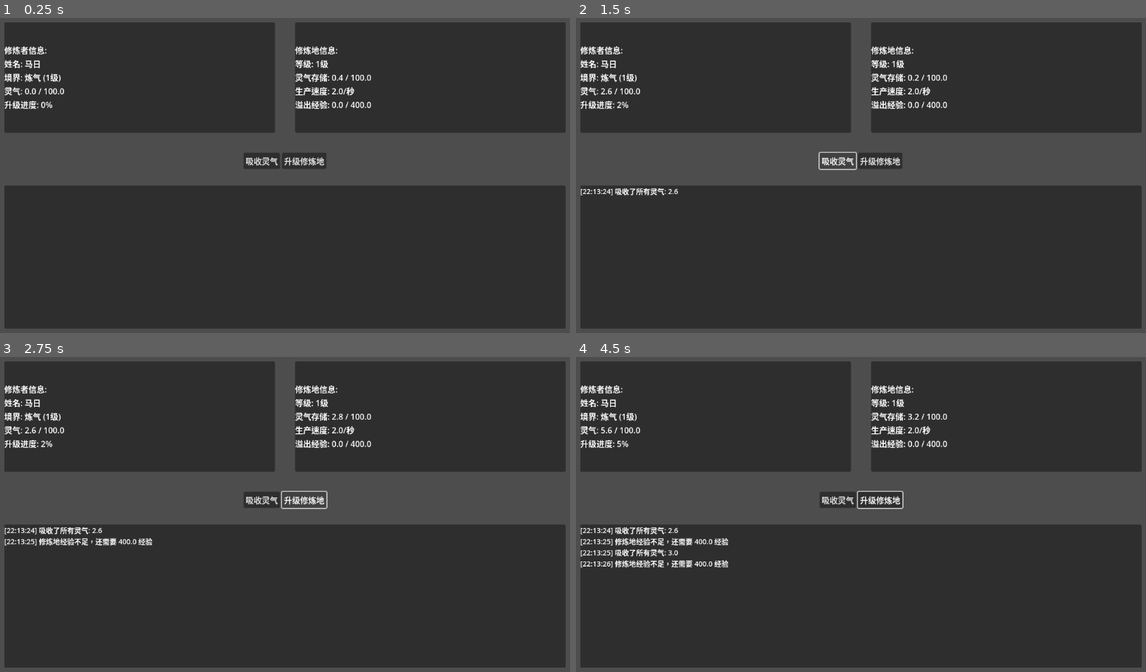
Above: before the commit, frames 1-4 (two rows, left to right).
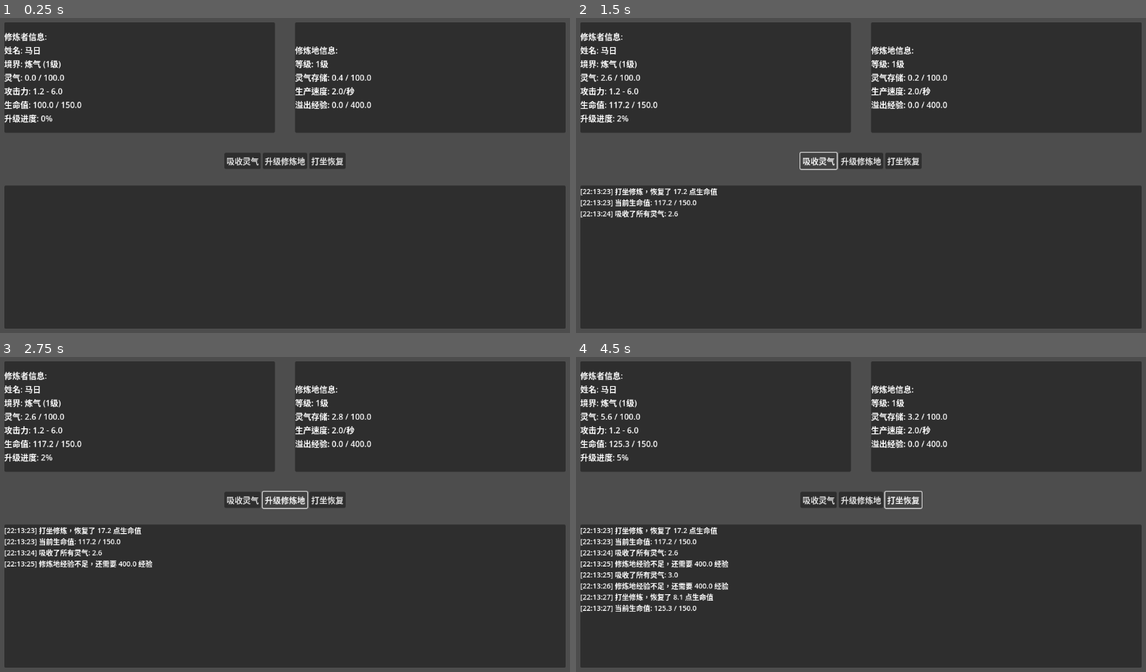
Above: after the commit, the same moments.

Repository: sevenyjl/Cultivation-Game
Game: Godot game, scene res://scenes/Main.tscn
The game is run twice, just before and just after one commit, with the same random seed, the same clock (stepped at 60 frames per second) and the same inputs.
Inputs (mouse positions are in pixels of both pictures, inside the frame that each line leads up to):
- Up to frame 1 (0.25 s): no input
- Up to frame 2 (1.5 s): click (900, 159) at 0.5 s, where only the run after the commit has a clickable "打坐恢复"; click "吸收灵气" at 1.25 s
- Up to frame 3 (2.75 s): click "升级修炼地" at 2 s
- Up to frame 4 (4.5 s): click "吸收灵气" at 2.75 s; click "升级修炼地" at 3.5 s; click (900, 498) at 4.25 s, where only the run after the commit has a clickable "打坐恢复"

The runs differ from the first frame. In frame 1, 1.6% of the frame differs, in the area x 0-61%, y 4-48%; in frame 2, 2.3%; in frame 3, 2.9%; in frame 4, 3.4%, in the area x 0-61%, y 4-82%.

Commit message:
feat(Cultivator): 添加生命值系统及相关功能
- 在Cultivator类中新增生命值相关属性和方法
- 实现生命值恢复机制和伤害处理
- 添加打坐恢复功能按钮和UI显示
- 升级时自动恢复满生命值并提升相关属性

Diff:
--- a/godot/cultivation/classs/Cultivator.gd
+++ b/godot/cultivation/classs/Cultivator.gd
@@ -42,6 +42,14 @@
 # 攻击力相关属性
 @export var attack_base_min: float = 1.0
 @export var attack_base_max: float = 5.0
+
+# 生命值相关属性
+@export var health_base: float = 100.0
+@export var health_current: float = 100.0
+
+# 生命值恢复速度相关属性
+@export var health_restore_min: float = 5.0
+@export var health_restore_max: float = 15.0
 
 # 只读属性
 var stage_name:
@@ -109,6 +117,54 @@
 		"max": attack_base_max * (1.0 + level_bonus) * stage_multiplier
 	}
 
+# 获取最大生命值
+func get_max_health() -> float:
+	# 最大生命值计算公式：
+	# 最大生命值 = 基础生命值 × (1 + 等级加成) × 境界倍数
+
+	# 境界倍数计算，与攻击力相同
+	var stage_multiplier = 1.0 + (STAGES.keys().find(stage_name) * 0.5)
+
+	# 等级加成计算，每级提供50%的基础生命值加成
+	# 例：1级 = 50%加成，2级 = 100%加成，3级 = 150%加成...
+	var level_bonus = level * 0.5
+
+	return health_base * (1.0 + level_bonus) * stage_multiplier
+
+# 恢复生命值
+func restore_health(amount: float) -> void:
+	var max_health = get_max_health()
+	health_current = min(health_current + amount, max_health)
+
+# 受到伤害
+func take_damage(amount: float) -> void:
+	health_current = max(health_current - amount, 0.0)
+
+# 检查是否存活
+func is_alive() -> bool:
+	return health_current > 0.0
+
+# 获取当前恢复生命值范围
+func get_health_restore_range() -> Dictionary:
+	# 生命值恢复公式：
+	# 恢复量 = 基础恢复量 × (1 + 等级加成) × 境界倍数
+
+	# 境界倍数计算，与攻击力相同
+	var stage_multiplier = 1.0 + (STAGES.keys().find(stage_name) * 0.5)
+
+	# 等级加成计算，每级提供15%的基础恢复加成
+	var level_bonus = level * 0.15
+
+	return {
+		"min": health_restore_min * (1.0 + level_bonus) * stage_multiplier,
+		"max": health_restore_max * (1.0 + level_bonus) * stage_multiplier
+	}
+
+# 获取随机恢复生命值
+func get_random_health_restore() -> float:
+	var range = get_health_restore_range()
+	return range.min + randf() * (range.max - range.min)
+
 # 获取随机攻击力值
 func get_random_attack() -> float:
 	var range = get_attack_range()
@@ -125,5 +181,19 @@
 		# 这样设计使得攻击范围随等级提升而逐渐扩大
 		attack_base_min *= 1.1
 		attack_base_max *= 1.15
+
+		# 升级时基础生命值增长公式：
+		# 基础生命值 = 当前基础生命值 × 1.25（每级提升25%）
+		health_base *= 1.25
+
+		# 升级时基础恢复速度增长公式：
+		# 基础最小恢复速度 = 当前基础最小恢复速度 × 1.12（每级提升12%）
+		# 基础最大恢复速度 = 当前基础最大恢复速度 × 1.18（每级提升18%）
+		health_restore_min *= 1.12
+		health_restore_max *= 1.18
+
+		# 升级时恢复满生命值
+		health_current = get_max_health()
+
 		return true
 	return false
--- a/godot/cultivation/scenes/Main.tscn
+++ b/godot/cultivation/scenes/Main.tscn
@@ -10,6 +10,7 @@
 @onready var location_info_label = $CanvasLayer/UI/LocationPanel/LocationInfo
 @onready var absorb_button = $CanvasLayer/UI/Controls/AbsorbButton
 @onready var upgrade_location_button = $CanvasLayer/UI/Controls/UpgradeLocationButton
+@onready var meditate_button = $CanvasLayer/UI/Controls/MeditateButton
 @onready var game_log = $CanvasLayer/UI/LogPanel/LogScroll/LogText
 
 
@@ -24,10 +25,20 @@
 func update_ui():
 	# 更新修炼者信息
 	var cultivator = GameManager.instance.cultivator
+
 	cultivator_info_label.text = \"修炼者信息:\\n\"
 	cultivator_info_label.text += \"姓名: %s\\n\" % [cultivator.get_name_info()]
 	cultivator_info_label.text += \"境界: %s (%d级)\\n\" % [cultivator.stage_name, cultivator.level]
 	cultivator_info_label.text += \"灵气: %.1f / %.1f\\n\" % [cultivator.qi, cultivator.get_required_qi()]
+
+	# 获取并显示攻击力范围
+	var attack_range = cultivator.get_attack_range()
+	cultivator_info_label.text += \"攻击力: %.1f - %.1f\\n\" % [attack_range.min, attack_range.max]
+
+	# 显示生命值信息
+	var max_health = cultivator.get_max_health()
+	cultivator_info_label.text += \"生命值: %.1f / %.1f\\n\" % [cultivator.health_current, max_health]
+
 	cultivator_info_label.text += \"升级进度: %d%%\" % (min(100, (cultivator.qi / cultivator.get_required_qi()) * 100))
 
 	# 更新修炼地信息
@@ -54,7 +65,6 @@
 	else:
 		add_log(\"没有灵气可以吸收\")
 
-
 func _on_upgrade_location_button_pressed() -> void:
 	var location = GameManager.instance.cultivation_location
 
@@ -66,6 +76,24 @@
 	else:
 		var needed_exp = location.get_required_exp() - location.overflow_exp
 		add_log(\"修炼地经验不足，还需要 %.1f 经验\" % needed_exp)
+
+func _on_meditate_button_pressed() -> void:
+	var cultivator = GameManager.instance.cultivator
+
+	# 检查是否还有恢复空间
+	var max_health = cultivator.get_max_health()
+	if cultivator.health_current >= max_health:
+		add_log(\"生命值已满，无需打坐\")
+		return
+
+	# 获取随机恢复量并恢复生命值
+	var restore_amount = cultivator.get_random_health_restore()
+	cultivator.restore_health(restore_amount)
+
+	# 记录并显示恢复信息
+	add_log(\"打坐修炼，恢复了 %.1f 点生命值\" % restore_amount)
+	add_log(\"当前生命值: %.1f / %.1f\" % [cultivator.health_current, max_health])
+
 
 func add_log(message):
 	game_log.text += \"[%s] %s\\n\" % [Time.get_time_string_from_system(), message]
@@ -139,6 +167,11 @@
 theme_override_font_sizes/font_size = 16
 text = "升级修炼地"
 
+[node name="MeditateButton" type="Button" parent="CanvasLayer/UI/Controls"]
+layout_mode = 2
+theme_override_font_sizes/font_size = 16
+text = "打坐恢复"
+
 [node name="LogPanel" type="PanelContainer" parent="CanvasLayer/UI"]
 layout_mode = 0
 anchor_top = 0.5
@@ -163,3 +196,4 @@
 
 [connection signal="pressed" from="CanvasLayer/UI/Controls/AbsorbButton" to="." method="_on_absorb_button_pressed"]
 [connection signal="pressed" from="CanvasLayer/UI/Controls/UpgradeLocationButton" to="." method="_on_upgrade_location_button_pressed"]
+[connection signal="pressed" from="CanvasLayer/UI/Controls/MeditateButton" to="." method="_on_meditate_button_pressed"]
Not shown, added: godot/cultivation/readme.md
